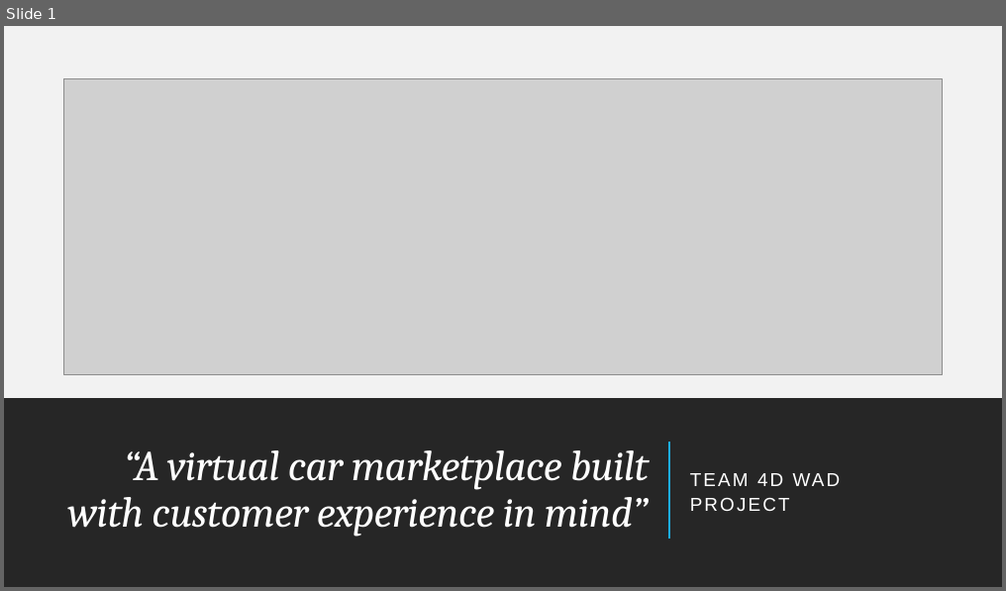
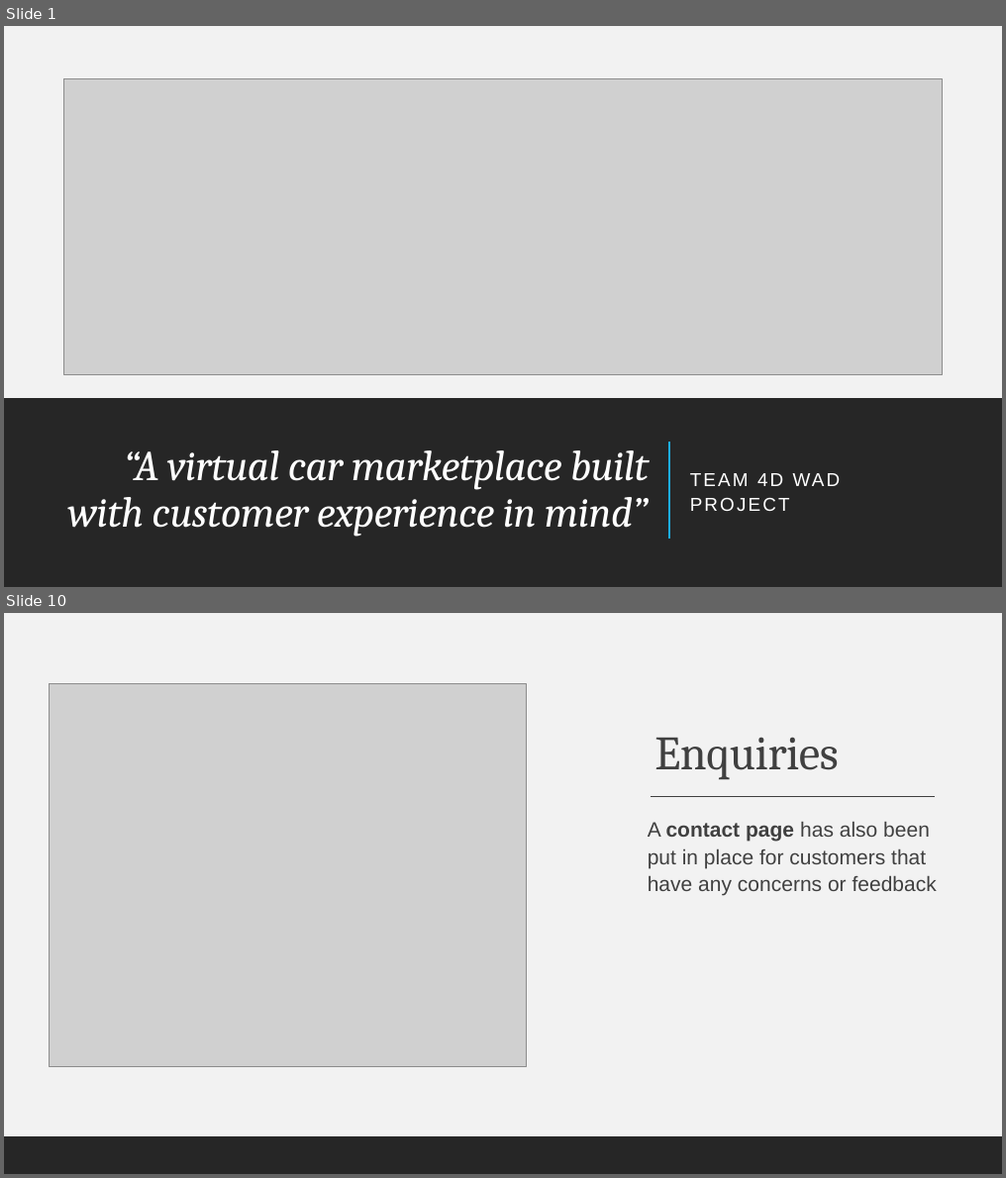
Before and after one commit to AndreiGhita2002/WAD_Car_Market, a slide deck: Presentation.pptx. Shown one above the other, each under a label of ours: slide 1 before the commit, slides 1 and 10 after it; the slides between them are not shown. The pictures are 1006x591 and 1006x1178 pixels, drawn with LibreOffice and Linux fonts; fonts in the diff are those of the drawing; grey boxes stand for pictures. Boxes give left, top, right and bottom in pixels: in the first picture for what was removed or moved away, otherwise in the second. Text is boxed around its words. In the diff, an @@ line names an element or a change of style, - is before the commit and + after.

```diff
--- a/Presentation.pptx
+++ b/Presentation.pptx
@@ slide 10 added at box(4, 613, 1002, 1174), background #F2F2F2 @@
@@ rectangle added at box(4, 613, 1002, 1174), fill #F2F2F2 @@
@@ picture added at box(50, 683, 527, 1066) @@
@@ title added at box(654, 737, 838, 780), 46 pt, text #404040 @@
+Enquiries
@@ line added from (650, 797) to (936, 797), #404040 1 pt @@
@@ text added at box(648, 821, 937, 896), 20 pt, text #404040 @@
+A contact page has also been put in place for customers that have any concerns or feedback
@@ rectangle added at box(4, 1137, 1002, 1174), fill #262626 @@
```
Also in this commit, not shown: 5 slides changed, 7 other slides added, 3 other files.
